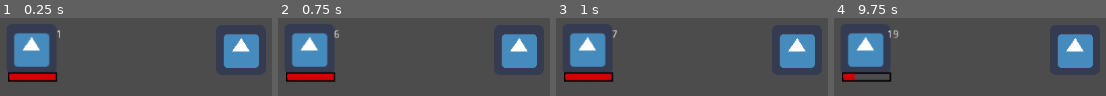
Above: before the commit, frames 1-4 (left to right).
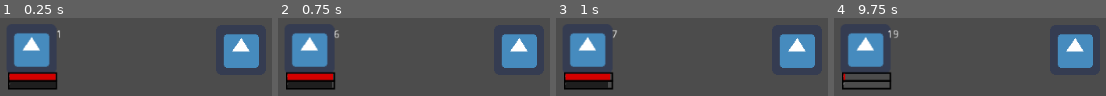
Above: after the commit, the same moments.

Repository: h19mili/Projekt_Fleorune.VM
Game: Godot game, scene res://Main.tscn
Same seed, same stepped clock (60 frames per second), same inputs: the game is played once before the commit and once after it. The engine's default icon, where the game draws it, is replaced by a stand-in: a white triangle on a blue panel in a dark square.
Inputs:
- Up to frame 1 (0.25 s): no input
- Up to frame 2 (0.75 s): tap Enter (ui_accept) at 0.5, 0.6 s
- Up to frame 3 (1 s): tap Enter (ui_accept) at 0.77 s
- Up to frame 4 (9.75 s): tap Enter (ui_accept) at 1.07, 1.25, 1.35, 1.52, 1.82, 2, 2.1, 2.75, 2.85, 3.02, 3.32, 3.5, 3.6, 3.77, 4.07, 4.25, 4.35, 4.52, 4.82, 5.1, 5.85, 6.02, 6.32, 6.6, 6.77, 7.07, 7.35, 7.52, 7.82, 8.1, 8.85, 9.02, 9.32, 9.6 s

The runs differ from the first frame. In frame 1, 1.9% of the frame differs, in the area x 2-21%, y 80-93%; in frame 2, 1.9%, in the area x 2-21%, y 70-93%; in frame 3, 1.8%; in frame 4, 0.9%.

Commit message:
arrow_work

Diff:
--- /dev/null
+++ b/Arrow.gd
@@ -0,0 +1,16 @@
+extends Control
+
+
+# Declare member variables here. Examples:
+# var a = 2
+# var b = "text"
+
+
+# Called when the node enters the scene tree for the first time.
+func _ready():
+	pass # Replace with function body.
+
+
+# Called every frame. 'delta' is the elapsed time since the previous frame.
+#func _process(delta):
+#	pass
--- a/Battler.gd
+++ b/Battler.gd
@@ -15,7 +15,6 @@
 	pass
 
 func _process(delta):
-
 	pass
 
 func init(Max_HP, Current_HP):
--- a/Jobs/knight.tres
+++ b/Jobs/knight.tres
@@ -5,8 +5,8 @@
 [resource]
 script = ExtResource( 1 )
 Job_name = "Job"
-Max_HP = 50
-Current_HP = 50
+Max_HP = 40
+Current_HP = 0
 Max_Mana = 25
 Speed = 6
 STR = 10
--- a/Player karaktär/David.tscn
+++ b/Player karaktär/David.tscn
@@ -8,6 +8,7 @@
 [ext_resource path="res://Art/bar(2).png" type="Texture" id=6]
 [ext_resource path="res://Art/bar(1).png" type="Texture" id=7]
 [ext_resource path="res://Player karaktär/Healthbar.gd" type="Script" id=8]
+[ext_resource path="res://Player karaktär/Mana_bar.gd" type="Script" id=9]
 
 [node name="David" type="Node2D"]
 script = ExtResource( 1 )
@@ -35,6 +36,20 @@
 "_edit_use_anchors_": false
 }
 
+[node name="Mana_bar" type="TextureProgress" parent="."]
+margin_left = -30.0
+margin_top = 25.0
+margin_right = 34.0
+margin_bottom = 89.0
+value = 10.0
+texture_under = ExtResource( 6 )
+texture_progress = ExtResource( 7 )
+tint_progress = Color( 0, 0.862745, 0.133333, 0.603922 )
+script = ExtResource( 9 )
+__meta__ = {
+"_edit_use_anchors_": false
+}
+
 [node name="Exphandler" type="Node2D" parent="."]
 script = ExtResource( 5 )
 
--- a/Player karaktär/Healthbar.gd
+++ b/Player karaktär/Healthbar.gd
@@ -16,7 +16,7 @@
 
 
 func _process(delta):
+	_Healthbar()
 	if Input.is_action_just_pressed("ui_accept"):
 		Current_HP -= 1
-		_Healthbar()
 		print(Current_HP)
--- /dev/null
+++ b/Player karaktär/Mana_bar.gd
@@ -0,0 +1,20 @@
+extends TextureProgress
+
+onready var Max_mana = get_node("..").Max_Mana
+onready var Current_mana = Max_mana
+
+
+func _ready():
+	_Manabar()
+
+
+func _Manabar():
+	self.max_value = Max_mana
+	self.value = Current_mana
+
+func _process(delta):
+	if Input.is_action_just_pressed("ui_accept"):
+		Current_mana -= 1
+		print(Current_mana)
+		_Manabar()
+		pass
Not shown: 1 places in Player karaktär/David.tscn that only renumber resources
